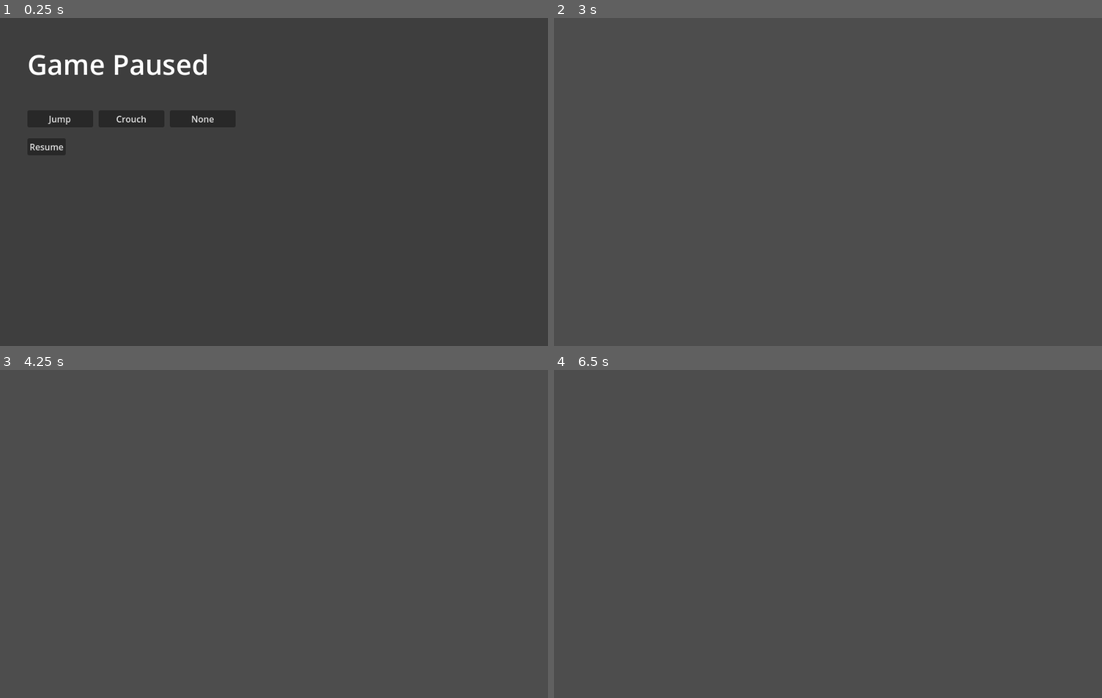
Above: before the commit, frames 1-4 (two rows, left to right).
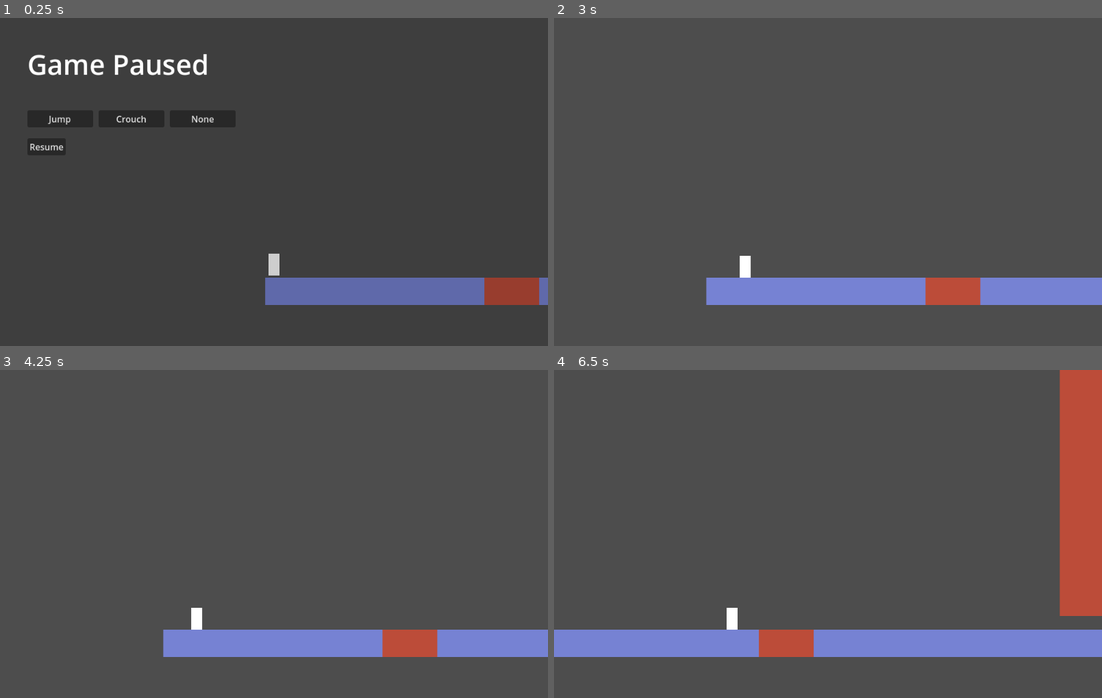
Above: after the commit, the same moments.

Repository: redpebble/trijam-314
Game: Godot game, scene res://scenes/level1.tscn
Same seed, same stepped clock (60 frames per second), same inputs: the game is played once before the commit and once after it.
Inputs:
- Up to frame 1 (0.25 s): no input
- Up to frame 2 (3 s): click "Jump" at 0.5 s; click "Crouch" at 1.25 s; click "None" at 2 s; click "Resume" at 2.75 s
- Up to frame 3 (4.25 s): no input
- Up to frame 4 (6.5 s): no input

The runs differ from the first frame. In frame 1, 4.4% of the frame differs, in the area x 48-100%, y 71-88%; in frame 2, 6.2%; in frame 3, 6.0%; in frame 4, 14%, in the area x 0-100%, y 0-88%.

Commit message:
colors and shit

Diff:
--- a/godot/project.godot
+++ b/godot/project.godot
@@ -22,7 +22,8 @@
 
 [global_group]
 
-hazards=""
+goal=""
+hazard=""
 
 [input]
 
@@ -48,6 +49,7 @@
 2d_physics/layer_1="Player"
 2d_physics/layer_2="Neutral"
 2d_physics/layer_3="Hazard"
+2d_physics/layer_4="Goal"
 
 [rendering]
 
--- /dev/null
+++ b/godot/scenes/camera.gd
@@ -0,0 +1,7 @@
+extends Camera2D
+
+var target: Node2D = null
+
+func _process(delta: float) -> void:
+	if (!target): return
+	position.x = lerp(position.x, target.position.x + 200, delta * 10)
--- a/godot/scenes/character.gd
+++ b/godot/scenes/character.gd
@@ -29,7 +29,9 @@
 
 	for i in get_slide_collision_count():
 		var collision = get_slide_collision(i)
-		if collision.get_collider().is_in_group("hazards"):
+		if collision.get_collider().is_in_group("hazard"):
+			hit_hazard.emit()
+		if collision.get_collider().is_in_group("goal"):
 			hit_hazard.emit()
 
 func _on_pause_menu_action_selected(action:String) -> void:
--- a/godot/scenes/character.tscn
+++ b/godot/scenes/character.tscn
@@ -6,8 +6,13 @@
 height = 40.0
 
 [node name="Character" type="CharacterBody2D"]
-collision_mask = 6
+collision_mask = 14
 script = ExtResource("1_fg13i")
+
+[node name="ColorRect" type="ColorRect" parent="."]
+offset_left = -10.0
+offset_top = -40.0
+offset_right = 10.0
 
 [node name="CollisionShape2D" type="CollisionShape2D" parent="."]
 position = Vector2(0, -20)
--- a/godot/scenes/level.gd
+++ b/godot/scenes/level.gd
@@ -2,9 +2,11 @@
 
 func _ready() -> void:
 	reset()
+	$Camera2D.target = $Character
 
 func reset() -> void:
 	$Character.position = $Start.position
+	$Camera2D.position.x = $Start.position.x
 
 func _on_character_hit_hazard() -> void:
 	reset()
--- a/godot/scenes/level1.tscn
+++ b/godot/scenes/level1.tscn
@@ -1,14 +1,16 @@
-[gd_scene load_steps=8 format=3 uid="uid://bpwlmjan0tmis"]
+[gd_scene load_steps=11 format=3 uid="uid://bpwlmjan0tmis"]
 
 [ext_resource type="Script" path="res://scenes/level.gd" id="1_1g0je"]
 [ext_resource type="PackedScene" uid="uid://d1a3impy5lljt" path="res://scenes/character.tscn" id="1_rapfa"]
 [ext_resource type="PackedScene" uid="uid://l1np6ys8mw12" path="res://scenes/UI/pause_menu.tscn" id="2_nep4c"]
+[ext_resource type="Script" path="res://scenes/camera.gd" id="2_p0ldi"]
+[ext_resource type="Script" path="res://scenes/level_geometry.gd" id="4_7pf31"]
 
 [sub_resource type="RectangleShape2D" id="RectangleShape2D_fruhu"]
 size = Vector2(400, 50)
 
 [sub_resource type="RectangleShape2D" id="RectangleShape2D_uwnvl"]
-size = Vector2(500, 50)
+size = Vector2(1368, 50)
 
 [sub_resource type="RectangleShape2D" id="RectangleShape2D_xjqpe"]
 size = Vector2(100, 50)
@@ -16,51 +18,88 @@
 [sub_resource type="RectangleShape2D" id="RectangleShape2D_4bu4v"]
 size = Vector2(191, 500)
 
-[node name="Level1" type="Node2D"]
+[sub_resource type="RectangleShape2D" id="RectangleShape2D_ug4if"]
+size = Vector2(145.5, 428.5)
+
+[node name="Level1" type="Node2D" groups=["goal"]]
 script = ExtResource("1_1g0je")
+
+[node name="Camera2D" type="Camera2D" parent="."]
+position = Vector2(500, 300)
+script = ExtResource("2_p0ldi")
 
 [node name="PauseMenu" parent="." instance=ExtResource("2_nep4c")]
 
 [node name="Floor1" type="StaticBody2D" parent="."]
 collision_layer = 2
+script = ExtResource("4_7pf31")
 
 [node name="CollisionShape2D" type="CollisionShape2D" parent="Floor1"]
 position = Vector2(200, 500)
 shape = SubResource("RectangleShape2D_fruhu")
 
+[node name="ColorRect" type="ColorRect" parent="Floor1"]
+offset_right = 40.0
+offset_bottom = 40.0
+color = Color(0.462745, 0.509804, 0.827451, 1)
+
 [node name="Floor2" type="StaticBody2D" parent="."]
 collision_layer = 2
+script = ExtResource("4_7pf31")
 
 [node name="CollisionShape2D" type="CollisionShape2D" parent="Floor2"]
-position = Vector2(750, 500)
+position = Vector2(1184, 500)
 shape = SubResource("RectangleShape2D_uwnvl")
 
-[node name="Hazard1" type="StaticBody2D" parent="." groups=["hazards"]]
+[node name="ColorRect" type="ColorRect" parent="Floor2"]
+offset_right = 40.0
+offset_bottom = 40.0
+color = Color(0.464363, 0.511613, 0.827328, 1)
+
+[node name="Hazard1" type="StaticBody2D" parent="." groups=["hazard"]]
 collision_layer = 4
+script = ExtResource("4_7pf31")
 
 [node name="CollisionShape2D" type="CollisionShape2D" parent="Hazard1"]
 position = Vector2(450, 500)
 shape = SubResource("RectangleShape2D_xjqpe")
 debug_color = Color(0.890877, 0.300042, 0.329821, 0.42)
 
-[node name="Hazard2" type="StaticBody2D" parent="." groups=["hazards"]]
+[node name="ColorRect" type="ColorRect" parent="Hazard1"]
+offset_right = 40.0
+offset_bottom = 40.0
+color = Color(0.737255, 0.298039, 0.223529, 1)
+
+[node name="Hazard2" type="StaticBody2D" parent="." groups=["hazard"]]
 collision_layer = 4
+script = ExtResource("4_7pf31")
 
 [node name="CollisionShape2D" type="CollisionShape2D" parent="Hazard2"]
-position = Vector2(752, 200)
+position = Vector2(1044, 200)
 shape = SubResource("RectangleShape2D_4bu4v")
 debug_color = Color(0.890877, 0.300042, 0.329821, 0.42)
 
-[node name="Hazard3" type="StaticBody2D" parent="." groups=["hazards"]]
-collision_layer = 4
-
-[node name="CollisionShape2D" type="CollisionShape2D" parent="Hazard3"]
-position = Vector2(1073, 233)
-shape = SubResource("RectangleShape2D_4bu4v")
-debug_color = Color(0.890877, 0.300042, 0.329821, 0.42)
+[node name="ColorRect" type="ColorRect" parent="Hazard2"]
+offset_right = 40.0
+offset_bottom = 40.0
+color = Color(0.737944, 0.299102, 0.223276, 1)
 
 [node name="Start" type="Node2D" parent="."]
 position = Vector2(16, 471)
+
+[node name="End" type="StaticBody2D" parent="." groups=["goal"]]
+collision_layer = 8
+script = ExtResource("4_7pf31")
+
+[node name="CollisionShape2D" type="CollisionShape2D" parent="End"]
+position = Vector2(1832.25, 283.25)
+shape = SubResource("RectangleShape2D_ug4if")
+debug_color = Color(0.309561, 0.613737, 0.370076, 0.42)
+
+[node name="ColorRect" type="ColorRect" parent="End"]
+offset_right = 40.0
+offset_bottom = 40.0
+color = Color(0.243466, 0.545487, 0.364072, 1)
 
 [node name="Character" parent="." instance=ExtResource("1_rapfa")]
 position = Vector2(75, 389)
--- /dev/null
+++ b/godot/scenes/level_geometry.gd
@@ -0,0 +1,5 @@
+extends StaticBody2D
+
+func _ready() -> void:
+	$ColorRect.position = $CollisionShape2D.position - ($CollisionShape2D.shape.size / 2)
+	$ColorRect.size = $CollisionShape2D.shape.size
